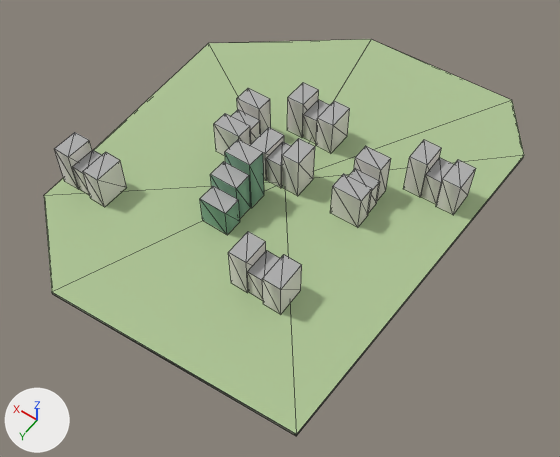
The glTF model godot_project/remake/sky/islands/SKY-013.lod2.glb, before and after one commit.
The view is the same before and after, from a 50 mm lens placed at (-134.0, 190.0, 261.0), pointed at (-8.0, 14.0, -17.0). The lights are fixed; the arrows at lower left show +X, +Y and +Z. The picture after the commit comes second. Mesh edges are drawn as thin lines.

In view in the first picture: 'buildings', 'deck', 'rock'.
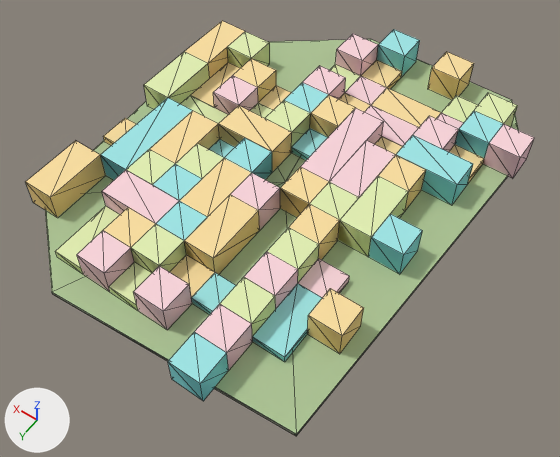
Pixel boxes (x1, y1, x2, y2) of what changed, in the pictures (560 x 457 px):
'warren_hull', added: after (26, 21, 534, 401)
'buildings', deleted: before (54, 82, 476, 314)
'deck', unchanged, covered by the edit: before (44, 39, 524, 434); after (45, 39, 519, 434)

What changed in the scene script:
```text
Add me_warren_hull:
    me_warren_hull.from_pydata(...)  # 303 vertices, 710 faces; spans x -84.0..81.0, y -105.0..105.0, z 0.0..13.0
    me_warren_hull.materials.append(mat_sky_lod_bldg)
Remove ob_buildings:
    ob_buildings = bpy.data.objects.new('buildings', me_buildings)
    ob_buildings.location = (0.0, 0.0, 0.0)
Add ob_warren_hull:
    ob_warren_hull = bpy.data.objects.new('warren_hull', me_warren_hull)
    ob_warren_hull.location = (0.0, 0.0, 0.0)
```
